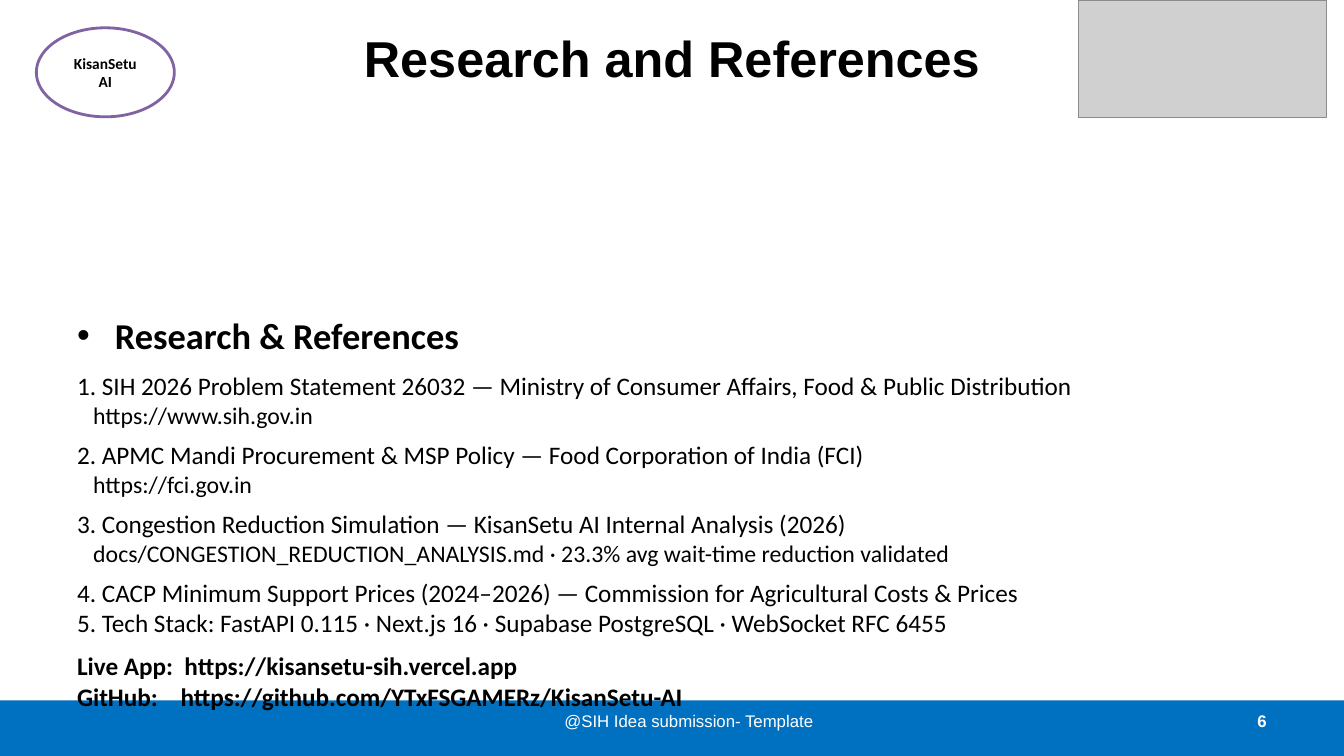
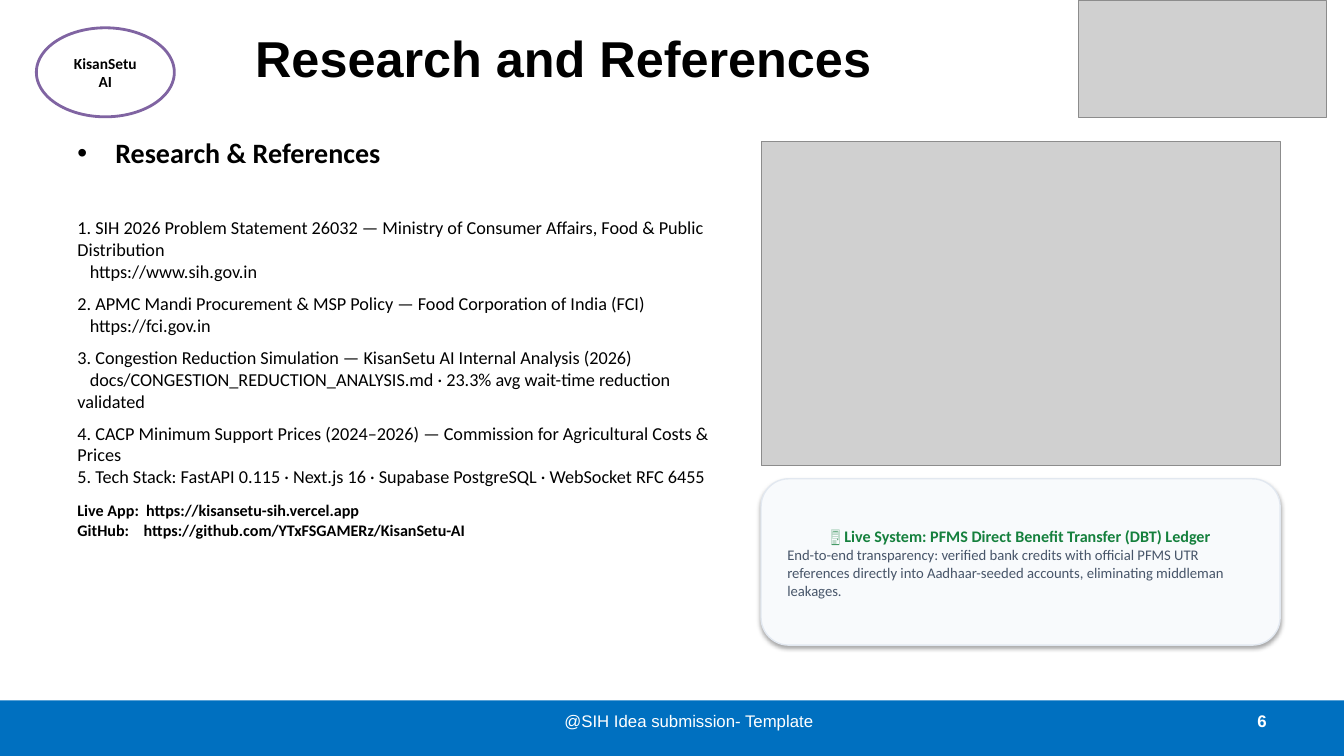
Before and after one commit to YTxFSGAMERz/KisanSetu-AI, a slide deck: slide 6 of KisanSetu-AI_SIH2026_Presentation.pptx. Drawn at 1344x756 pixels with LibreOffice and Linux fonts; fonts in the diff are those of the drawing; grey boxes stand for pictures. Boxes give left, top, right and bottom in pixels: in the first picture for what was removed or moved away, otherwise in the second. Text is boxed around its words. In the diff, an @@ line names an element or a change of style, - is before the commit and + after.

Commit message:
docs(presentation): embed app screenshots and live system callout cards into SIH idea presentation deck and PDF

```diff
--- a/KisanSetu-AI_SIH2026_Presentation.pptx
+++ b/KisanSetu-AI_SIH2026_Presentation.pptx
@@ title "Research and References": place and size @@
-title "Research and References" at box(364, 40, 980, 78)
+title "Research and References" at box(255, 40, 871, 78)
@@ text "Research & References": place and size @@
-text "Research & References" at box(77, 323, 1071, 711)
+text "Research & References" at box(77, 143, 705, 539)
@@ text "Research & References" at box(77, 143, 705, 539): size 26 to 20 pt in "Research & References"; size 18 to 13 pt in "1. SIH 2026 Problem Statement 26032 — ...", "2. APMC Mandi Procurement & MSP Policy ...", "3. Congestion Reduction Simulation — KisanSetu AI ...", "4. CACP Minimum Support Prices (2024–2026) — ..." and 1 more places; size 17 to 13 pt in "https://www.sih.gov.in", "https://fci.gov.in", "docs/CONGESTION_REDUCTION_ANALYSIS.md · 23.3% avg wait-time  ..."; size 18 to 11.5 pt in "Live App: https://kisansetu-sih.vercel.app", "GitHub: https://github.com/YTxFSGAMERz/KisanSetu-AI" @@
@@ picture added at box(761, 141, 1280, 466) @@
@@ rounded rectangle added at box(761, 479, 1280, 645), fill #F8FAFC, outline #E2E8F0 1 pt, 10.5 pt, text #475569 @@
+🖥️ Live System: PFMS Direct Benefit Transfer (DBT) Ledger
+End-to-end transparency: verified bank credits with official PFMS UTR references directly into Aadhaar-seeded accounts, eliminating middleman leakages.
```
Also in this commit, not shown: 5 other slides changed, 18 other files.
